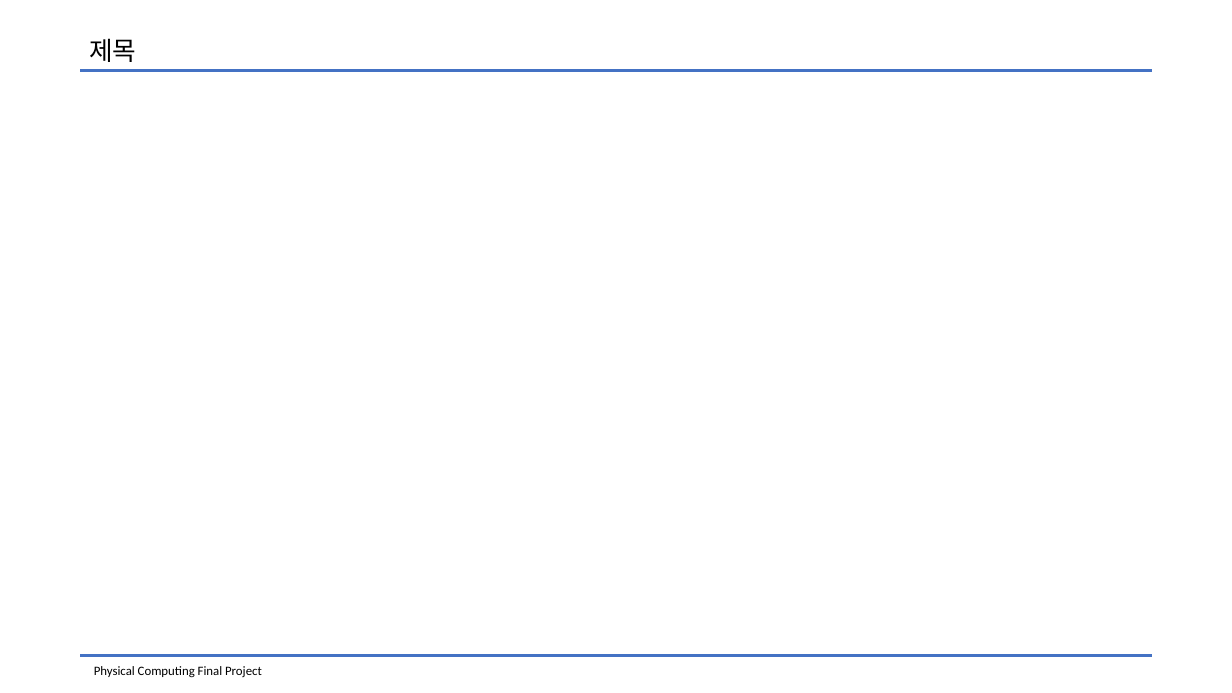
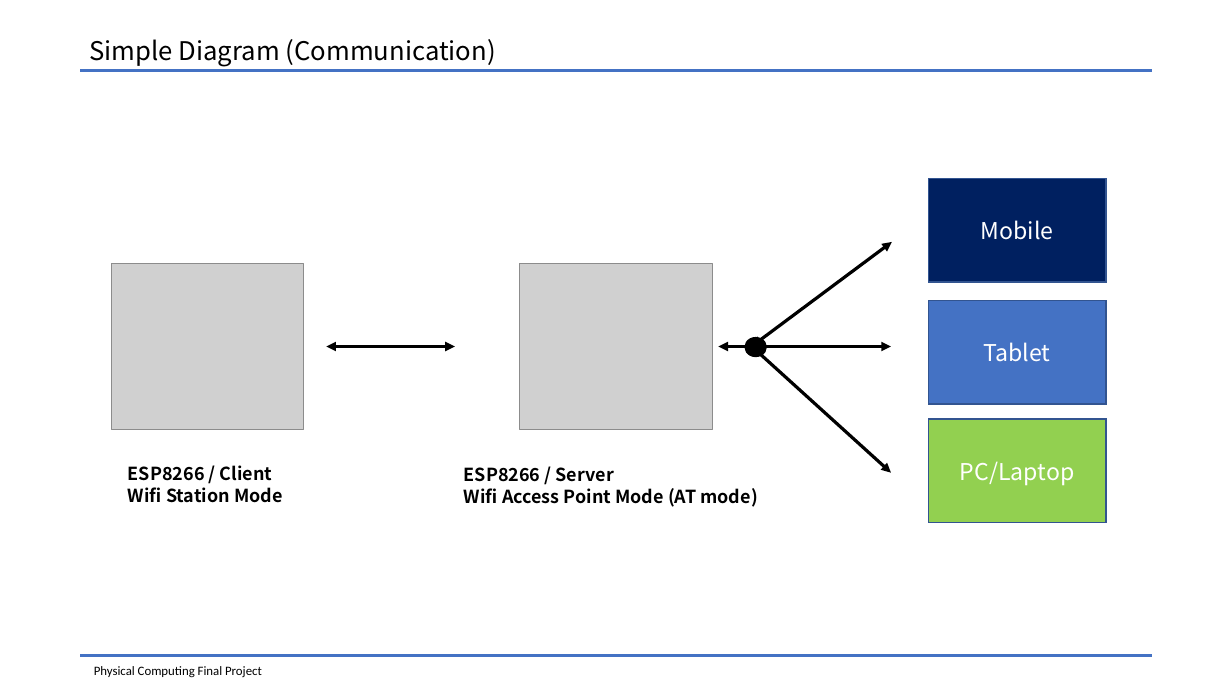
Before and after one commit to kimkyowon/Physical_Computing_Final, a slide deck: slide 2 of Physical_Computing/Documents/Physical Computing_conception.pptx. Drawn at 1232x693 pixels with LibreOffice and Linux fonts; fonts in the diff are those of the drawing; grey boxes stand for pictures. Boxes give left, top, right and bottom in pixels: in the first picture for what was removed or moved away, otherwise in the second. Text is boxed around its words. In the diff, an @@ line names an element or a change of style, - is before the commit and + after.

```diff
--- a/Physical_Computing/Documents/Physical Computing_conception.pptx
+++ b/Physical_Computing/Documents/Physical Computing_conception.pptx
@@ text at (89, 39, 496, 66): text changed @@
-제목
+Simple Diagram (Communication)
@@ rectangle added at (929, 178, 1106, 282), fill #002060, outline #325491 1 pt, 18 pt, text #FFFFFF @@
+Mobile
@@ picture added at (112, 263, 304, 430) @@
@@ picture added at (520, 263, 713, 430) @@
@@ double arrow added from (752, 346) to (892, 242), #000000 2.5 pt @@
@@ rectangle added at (929, 300, 1106, 404), fill #4472C4, outline #325491 1 pt, 18 pt, text #FFFFFF @@
+Tablet
@@ double arrow added from (326, 347) to (455, 347), #000000 2.5 pt @@
@@ double arrow added from (719, 347) to (891, 347), #000000 2.5 pt @@
@@ ellipse added at (745, 337, 766, 356), fill #000000, outline #000000 1 pt @@
@@ double arrow added from (751, 347) to (891, 473), #000000 2.5 pt @@
@@ rectangle added at (929, 420, 1106, 523), fill #92D050, outline #325491 1 pt, 18 pt, text #FFFFFF @@
+PC/Laptop
@@ text added at (128, 465, 283, 503), 14 pt, text #000000, bold @@
+ESP8266 / Client
+Wifi Station Mode
@@ text added at (464, 467, 757, 507), 14 pt, text #000000, bold @@
+ESP8266 / Server
+Wifi Access Point Mode (AT mode)
```
Also in this commit, not shown: 1 other slide changed, 1 other file.
